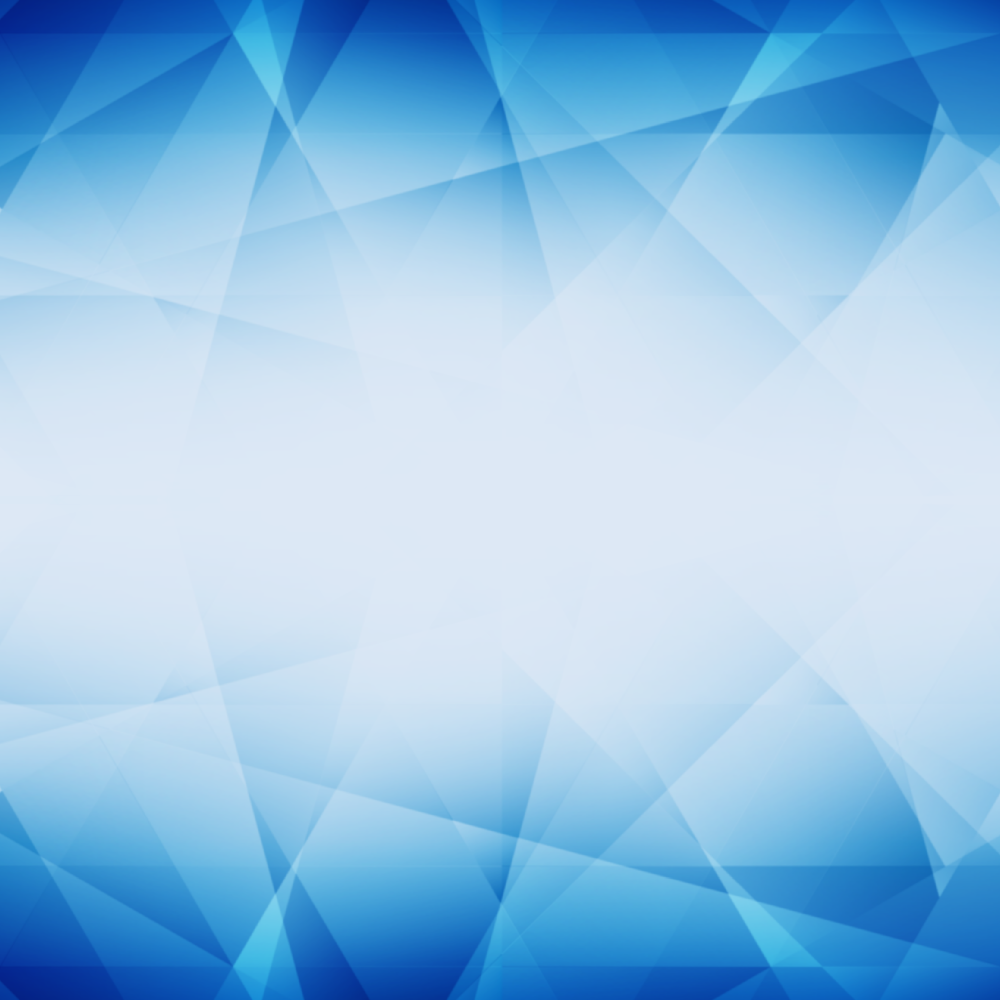
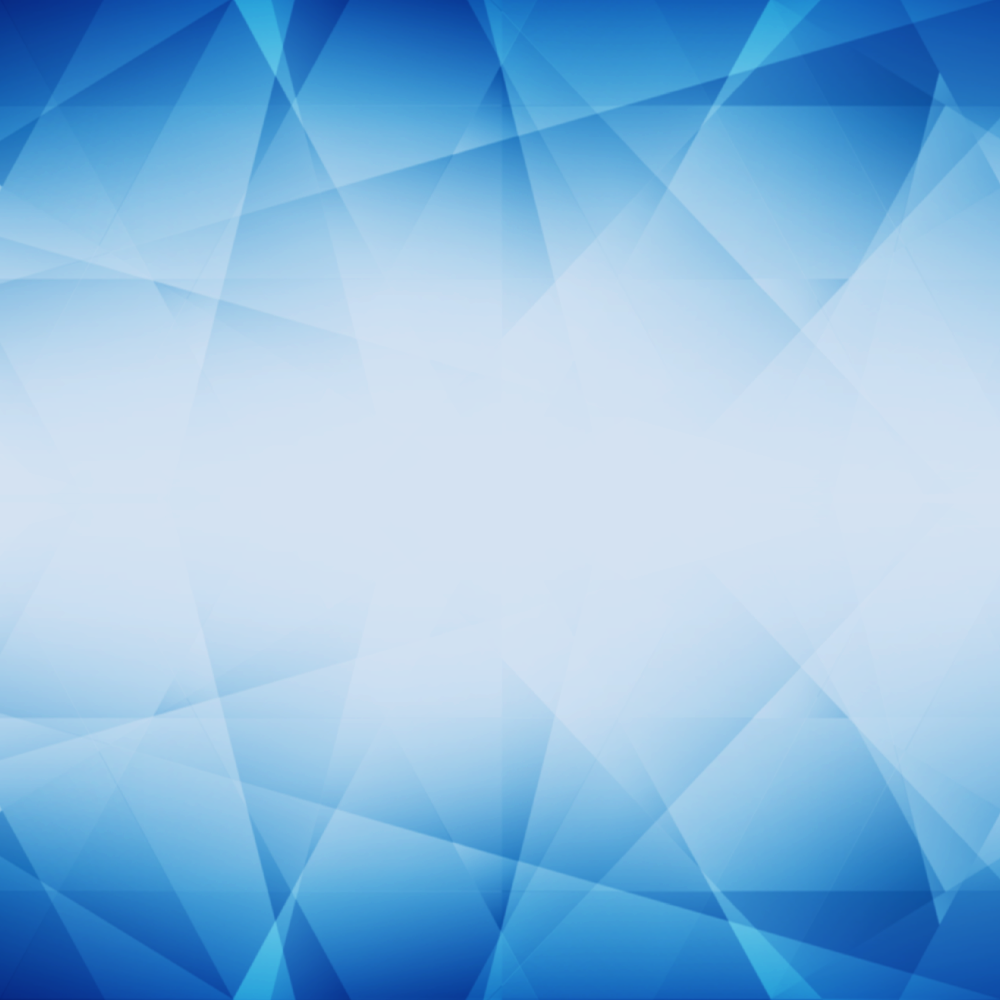
Layered file, before and after one edit (1000x1000). Changes by layer:
"Calque 1": opacity 15% → 19% over [0, 0, 1000, 1000]
painted on "fondbleu2 copie" over [0, 0, 1000, 1000]
